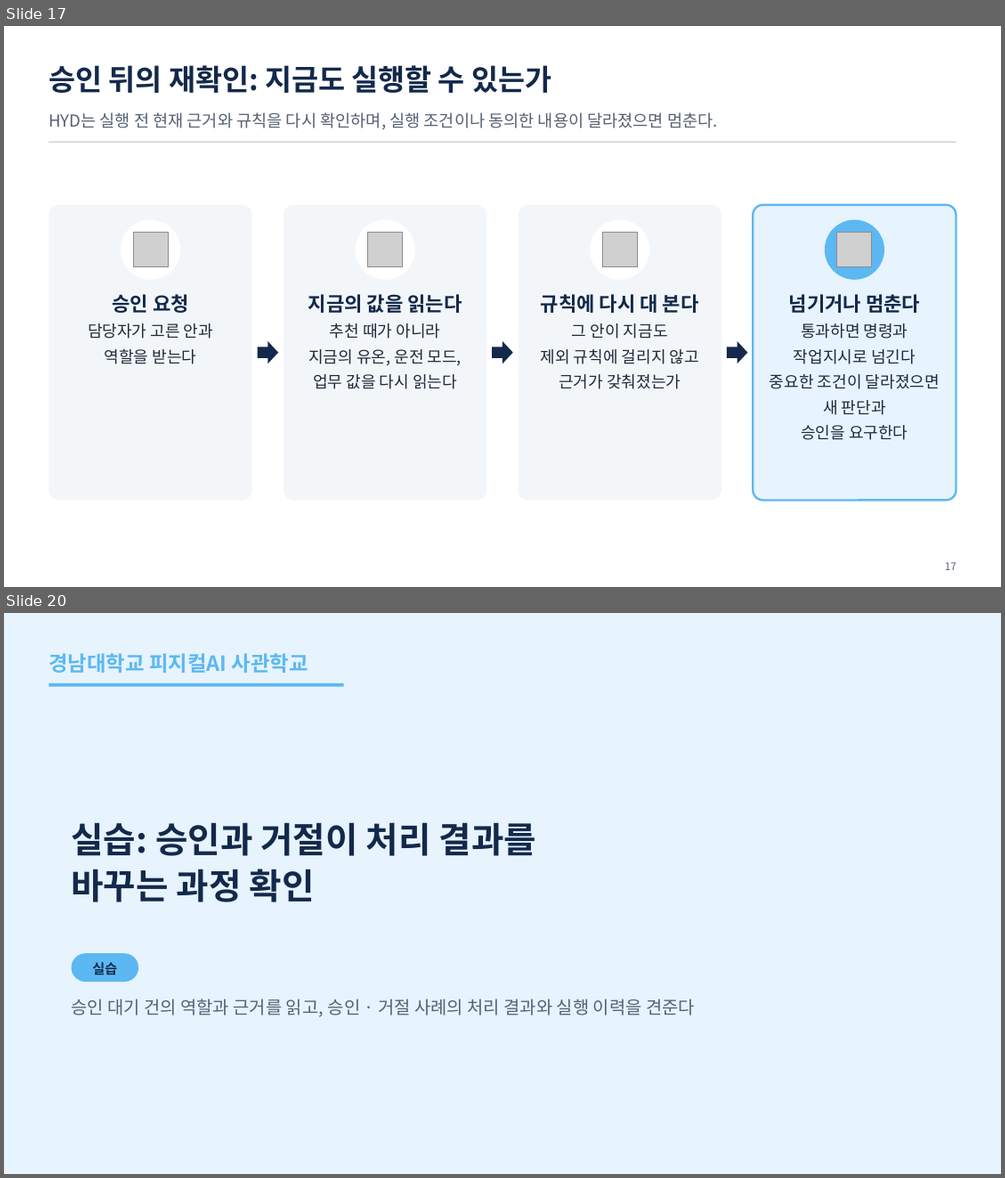
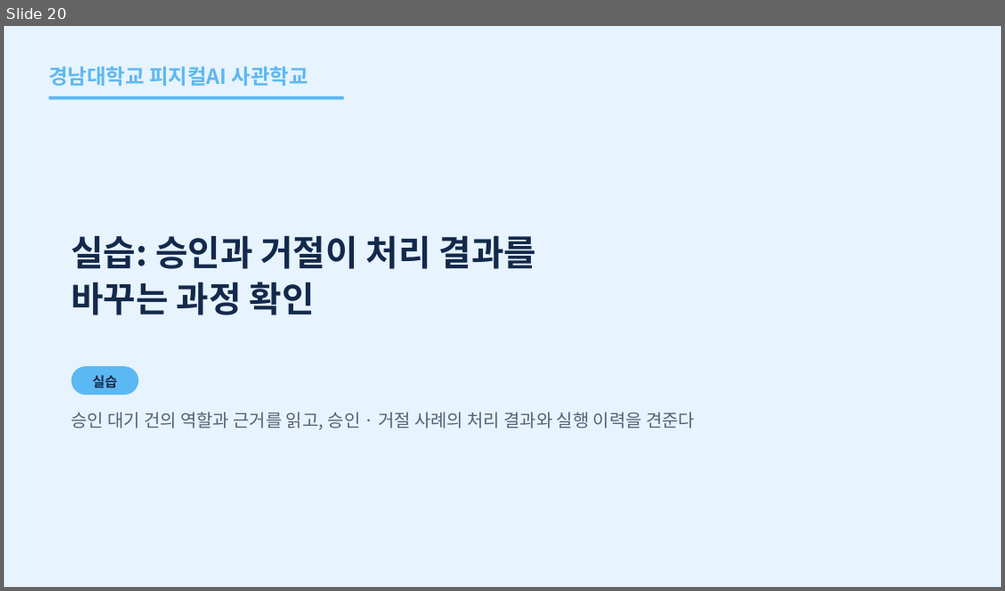
Before and after one commit to uengine-oss/hyd-iot-edu, a slide deck: workspace/강의제작/산출물/통합반/이론/07회차/통합반_07일차.pptx. Shown one above the other, each under a label of ours: slides 17 and 20 before the commit, slide 20 after it; the slides between them are not shown. The pictures are 1005x1178 and 1005x591 pixels, drawn with LibreOffice and Linux fonts; fonts in the diff are those of the drawing; grey boxes stand for pictures. Boxes give left, top, right and bottom in pixels: in the first picture for what was removed or moved away, otherwise in the second. Text is boxed around its words. In the diff, an @@ line names an element or a change of style, - is before the commit and + after.

Commit message:
통합반 7회차 14~19장의 권한·결정 기록·조건 재검사와 71행 본문 953초를 검증

```diff
--- a/workspace/강의제작/산출물/통합반/이론/07회차/통합반_07일차.pptx
+++ b/workspace/강의제작/산출물/통합반/이론/07회차/통합반_07일차.pptx
@@ slide 17 removed at [4,26,1001,587], background #FFFFFF @@
@@ text removed at [48,65,551,93] @@
-승인 뒤의 재확인: 지금도 실행할 수 있는가
@@ text removed at [48,112,718,130] @@
-HYD는 실행 전 현재 근거와 규칙을 다시 확인하며, 실행 조건이나 동의한 내용이 달라졌으면 멈춘다.
@@ rectangle removed at [48,141,956,143] @@
@@ rounded rectangle removed at [48,205,252,500] @@
@@ rounded rectangle removed at [283,205,487,500] @@
@@ rounded rectangle removed at [518,205,722,500] @@
@@ rounded rectangle removed at [752,205,956,500] @@
@@ ellipse removed at [121,220,180,280] @@
@@ picture removed at [133,232,168,267] @@
@@ ellipse removed at [356,220,415,280] @@
@@ picture removed at [368,232,403,267] @@
@@ ellipse removed at [591,220,650,280] @@
@@ picture removed at [602,232,637,267] @@
@@ ellipse removed at [825,220,884,280] @@
@@ picture removed at [837,232,872,267] @@
@@ text removed at [88,294,213,364] @@
-승인 요청
-담당자가 고른 안과
-역할을 받는다
@@ text removed at [308,294,461,389] @@
-지금의 값을 읽는다
-추천 때가 아니라
-지금의 유온, 운전 모드,
-업무 값을 다시 읽는다
@@ text removed at [541,294,699,389] @@
-규칙에 다시 대 본다
-그 안이 지금도
-제외 규칙에 걸리지 않고
-근거가 갖춰졌는가
@@ text removed at [769,294,939,440] @@
-넘기거나 멈춘다
-통과하면 명령과
-작업지시로 넘긴다
-중요한 조건이 달라졌으면
-새 판단과
-승인을 요구한다
@@ right arrow removed at [258,341,278,363] @@
@@ right arrow removed at [493,341,513,363] @@
@@ right arrow removed at [727,341,747,363] @@
@@ text removed at [945,562,956,570] @@
-17
```
Also in this commit, not shown: 5 slides changed, 1 slide added, 24 other files.
